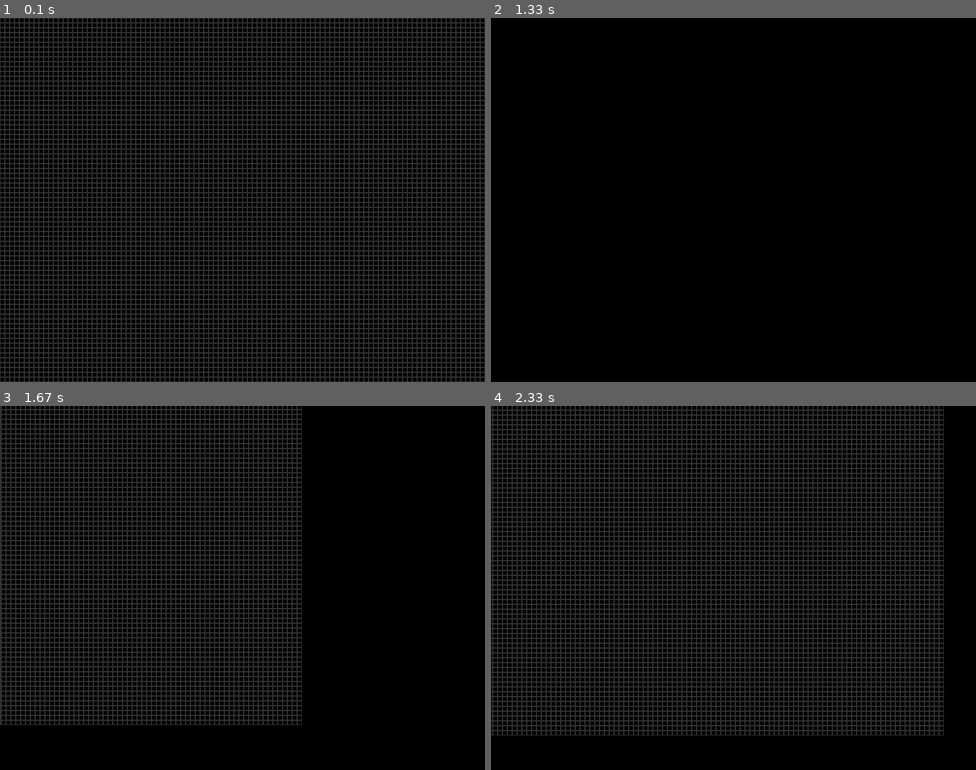
Above: before the commit, frames 1-4 (two rows, left to right).
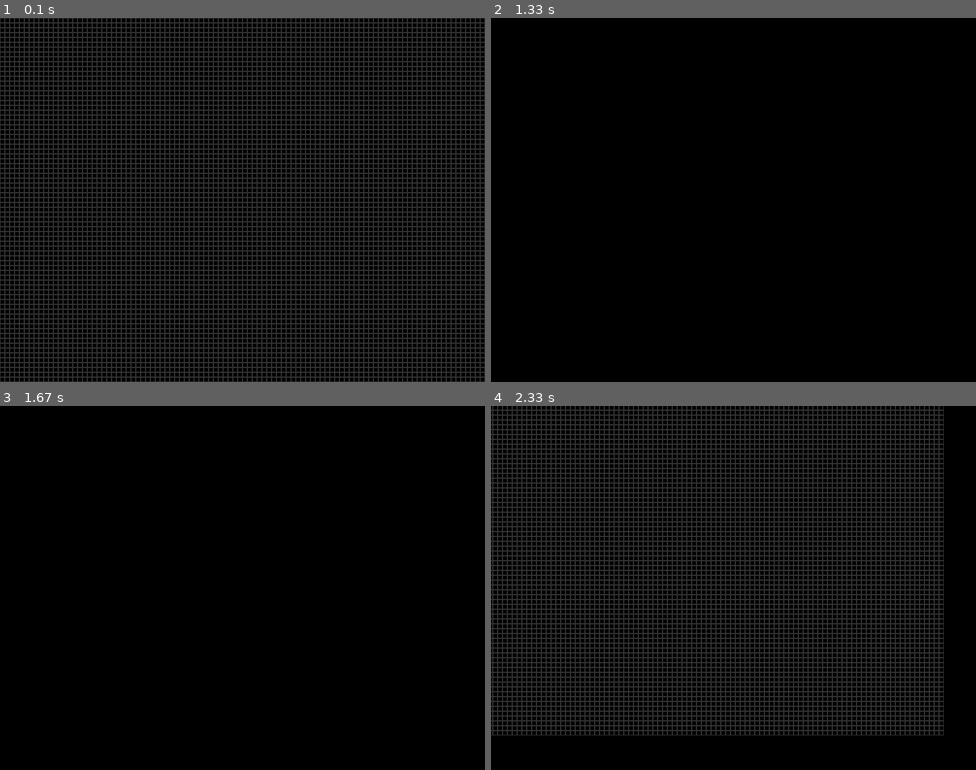
Above: after the commit, the same moments.

Repository: nicovgross/game-of-life
Game: pygame game, started from game-of-life.py
The game is run twice, just before and just after one commit, with the same random seed, the same clock (stepped at 60 frames per second) and the same inputs.
Inputs (mouse positions are in pixels of both pictures, inside the frame that each line leads up to):
- Up to frame 1 (0.1 s): no input
- Up to frame 2 (1.33 s): hold G 0.33-0.8 s; hold Up 0.33-0.8 s; move the mouse to (714, 214) at 0.37 s; tap Space at 0.83 s; press the mouse at (791, 232) at 1.23 s
- Up to frame 3 (1.67 s): move the mouse to (208, 537) at 1.33 s; release the mouse at (116, 453) at 1.47 s; tap G at 1.6 s
- Up to frame 4 (2.33 s): press the mouse at (641, 566) at 2.03 s; move the mouse to (718, 569) at 2.13 s; release the mouse at (791, 577) at 2.27 s

Frames 1-2 are identical in both runs. In frame 3, 24% of the frame differs, in the area x 0-63%, y 0-88%; in frame 4, nothing differs.

Commit message:
Add up and down arrow keys to change FPS

Diff:
--- a/game-of-life.py
+++ b/game-of-life.py
@@ -5,7 +5,6 @@
 WIDTH, HEIGHT = 800, 600
 GRID_SIZE = 100
 CELL_SIZE = WIDTH // GRID_SIZE
-FPS = 10
 
 BLACK = (0, 0, 0)
 WHITE = (255, 255, 255)
@@ -51,7 +50,7 @@
 
     return new_board
 
-def handle_events(board, running, CELL_SIZE, offset, state, grid):
+def handle_events(board, running, CELL_SIZE, offset, state, grid, FPS):
     for event in pygame.event.get():
         if event.type == pygame.QUIT:
             pygame.quit()
@@ -101,8 +100,13 @@
                 pygame.display.toggle_fullscreen()
             if event.key == pygame.K_g:
                 grid = not grid
+            if event.key == pygame.K_UP and FPS < 60:  #increase FPS
+                FPS += 1
+            if event.key == pygame.K_DOWN and FPS > 1:  #decrease FPS
+                FPS -= 1
 
-    return board, running, CELL_SIZE, offset, grid
+
+    return board, running, CELL_SIZE, offset, grid, FPS
 
 def draw_grid(board, screen, CELL_SIZE, offset, grid):
     screen.fill(BLACK)
@@ -120,6 +124,7 @@
     pygame.display.set_caption("Game of Life")
     clock = pygame.time.Clock()
 
+    FPS = 10  #frames per second
     board = initialize_board(GRID_SIZE)
     running = False
     offset = [0, 0] #indicates how far the grid has been dragged, and used to display the grid in the correct position
@@ -129,7 +134,7 @@
     state = {"dragging": False, "initial_position": None}
 
     while True:
-        board, running, CELL_SIZE, offset, grid = handle_events(board, running, CELL_SIZE, offset, state, grid)
+        board, running, CELL_SIZE, offset, grid, FPS = handle_events(board, running, CELL_SIZE, offset, state, grid, FPS)
 
         if running:
             board = update_board(board)
